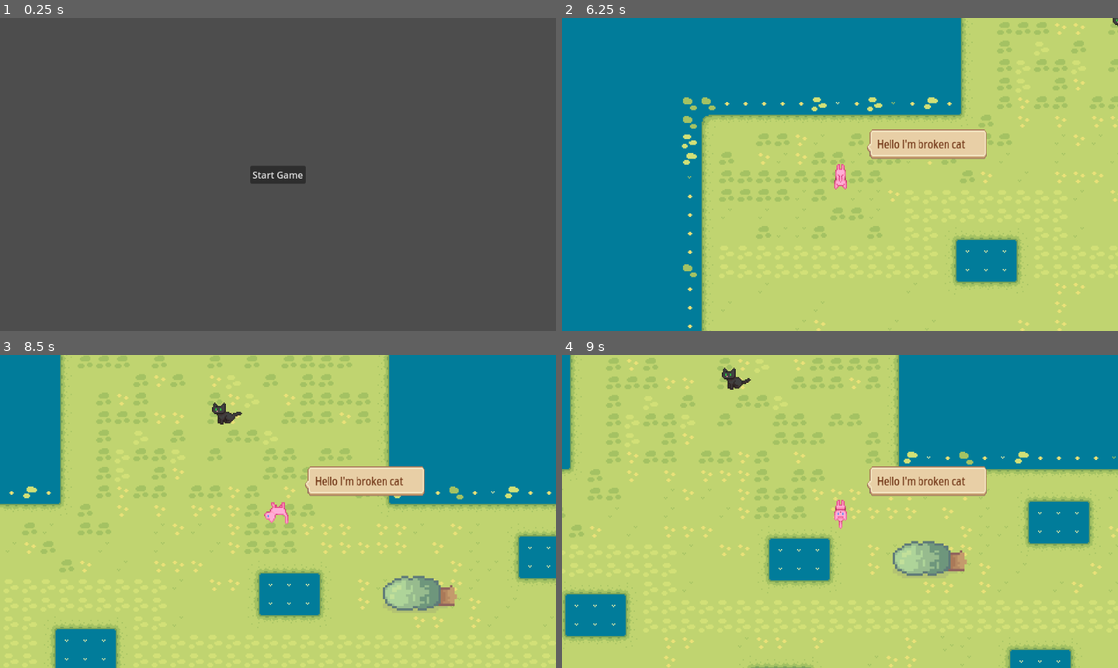
Above: before the commit, frames 1-4 (two rows, left to right).
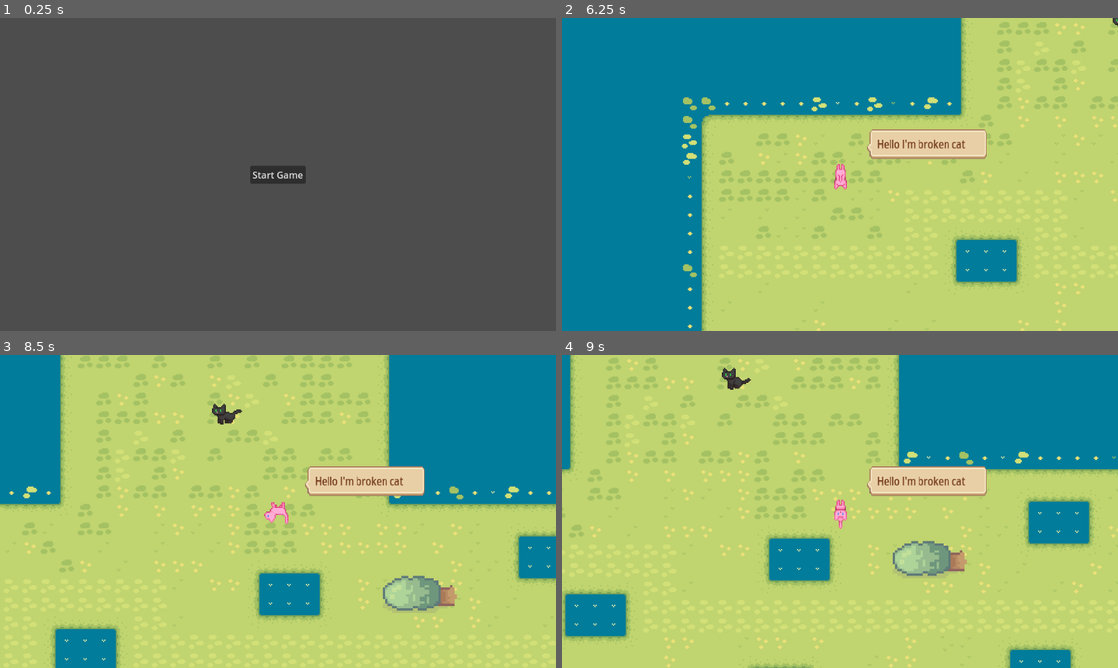
Above: after the commit, the same moments.

Repository: c1foZ/meowfunction
Game: Godot game, scene res://scenes/ui/menu.tscn
Same seed, same stepped clock (60 frames per second), same inputs: the game is played once before the commit and once after it.
Inputs:
- Up to frame 1 (0.25 s): no input
- Up to frame 2 (6.25 s): click "Start Game" at 0.5 s; tap Enter at 1.25, 3.5 s; hold W (move_up) 1.28-2.78 s; tap Space at 2.75, 4.25 s; hold A (move_left) 2.78-4.28 s; hold S (move_down) 4.28-5.03 s; hold D (move_right) 5.03-5.78 s; hold W (move_up) from 5.78 s (still down)
- Up to frame 3 (8.5 s): release W (move_up) at 6.53 s; hold D (move_right) from 6.53 s (still down)
- Up to frame 4 (9 s): release D (move_right) at 8.78 s; hold S (move_down) from 8.78 s (still down)

Frames 1-2 are identical in both runs. In frame 3, less than 0.1% of the frame differs, in the area x 38-44%, y 15-22%; in frame 4, nothing differs.

Commit message:
adding meow to radio active cat

Diff:
--- a/scenes/levels/level_1.tscn
+++ b/scenes/levels/level_1.tscn
@@ -432,7 +432,7 @@
 texture_filter = 1
 position = Vector2(-15, 10)
 scale = Vector2(3, 3)
-tile_map_data = PackedByteArray("AAAtAAoAAAACAAAAAAAwAAoAAAADAAAAAAAxAAoAAAAEAAAAAAAuAAoAAQAIAAUAAAAeAAYAAAACAAAAAAAfAAYAAAADAAAAAAAgAAYAAAADAAAAAAAhAAYAAAAEAAAAAAA=")
+tile_map_data = PackedByteArray("AAAeAAYAAAACAAAAAAAfAAYAAAADAAAAAAAgAAYAAAADAAAAAAAhAAYAAAAEAAAAAAA=")
 tile_set = SubResource("TileSet_dga24")
 
 [node name="BridgePiece" type="TileMapLayer" parent="Bridge"]
--- a/scenes/radio_active_npc_cat.gd
+++ b/scenes/radio_active_npc_cat.gd
@@ -1,11 +1,16 @@
 extends CharacterBody2D
 
-@onready var bird_audio = $BirdSound
+@onready var cat_audio = $BirdSound
 @onready var animation_player = $AnimatedSprite2D
+@onready var meow_sound = $MeowSound
 
 func _process(_delta):
 	animation_player.play("idle")
 
 func _on_area_2d_body_entered(body: Node2D) -> void:
 	if body.is_in_group("Player"):
-		bird_audio.play()
+		cat_audio.play()
+
+func _on_button_pressed() -> void:
+	cat_audio.stream = meow_sound.stream
+	cat_audio.play()
--- a/scenes/radio_active_npc_cat.tscn
+++ b/scenes/radio_active_npc_cat.tscn
@@ -1,8 +1,9 @@
-[gd_scene load_steps=18 format=3 uid="uid://bh4nqmuifffed"]
+[gd_scene load_steps=19 format=3 uid="uid://bh4nqmuifffed"]
 
 [ext_resource type="Script" uid="uid://mmjnv8pjxuy" path="res://scenes/radio_active_npc_cat.gd" id="1_ho5ed"]
 [ext_resource type="Texture2D" uid="uid://both2hc252nrh" path="res://assets/black_3.png" id="1_ltbwl"]
 [ext_resource type="AudioStream" uid="uid://csh3cpu2hswr2" path="res://assets/sounds/bird_sound.mp3" id="3_58p8y"]
+[ext_resource type="AudioStream" uid="uid://dyfowljlftbdb" path="res://assets/sounds/fixed_meow.wav" id="4_2i0nq"]
 
 [sub_resource type="RectangleShape2D" id="RectangleShape2D_ho5ed"]
 size = Vector2(27, 27)
@@ -136,11 +137,14 @@
 scale = Vector2(2, 2)
 sprite_frames = SubResource("SpriteFrames_guaha")
 animation = &"idle"
-frame_progress = 0.380552
+frame_progress = 0.199955
 
 [node name="BirdSound" type="AudioStreamPlayer2D" parent="."]
 stream = ExtResource("3_58p8y")
 volume_db = 15.626
+
+[node name="MeowSound" type="AudioStreamPlayer3D" parent="."]
+stream = ExtResource("4_2i0nq")
 
 [node name="Area2D" type="Area2D" parent="."]
 
@@ -148,4 +152,12 @@
 scale = Vector2(10, 10)
 shape = SubResource("CircleShape2D_58p8y")
 
+[node name="Button" type="Button" parent="."]
+modulate = Color(1, 1, 1, 0)
+offset_left = -25.0
+offset_top = -21.0
+offset_right = 20.0
+offset_bottom = 20.0
+
 [connection signal="body_entered" from="Area2D" to="." method="_on_area_2d_body_entered"]
+[connection signal="pressed" from="Button" to="." method="_on_button_pressed"]
Not shown, added: assets/sounds/fixed_meow.wav.import
Not shown, added: assets/sounds/fixed_meow.wav
